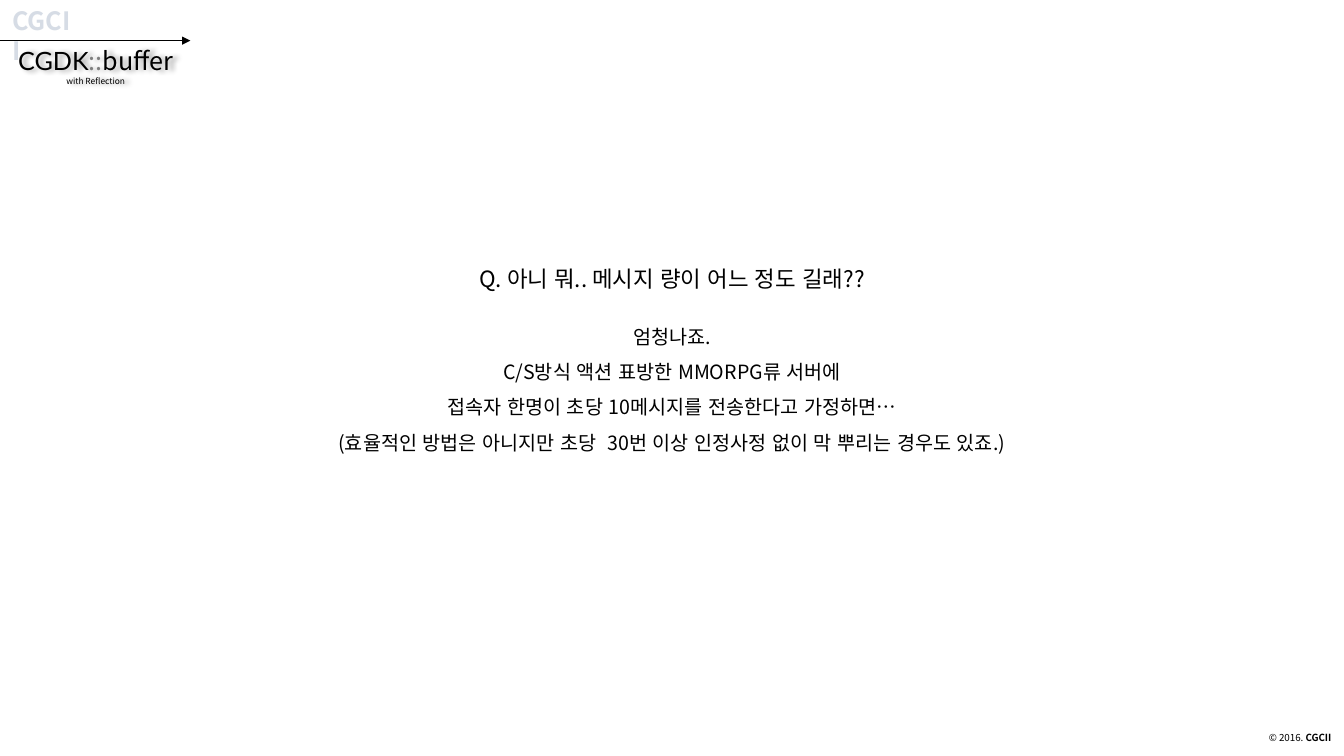
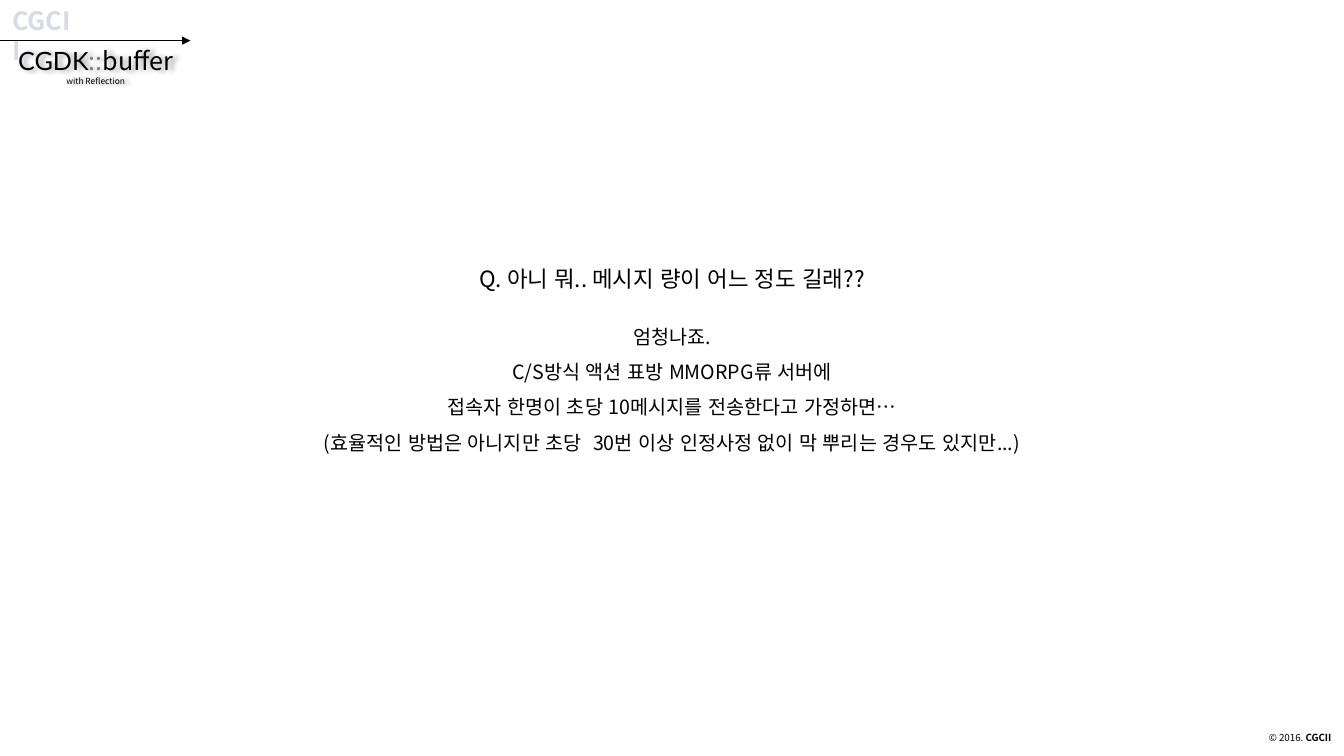
Before and after one commit to CGLabs/CGDK.buffer, a slide deck: slide 11 of C++/document/intruduce_CGDK.buffer.pptx. Drawn at 1344x756 pixels with LibreOffice and Linux fonts; fonts in the diff are those of the drawing. Boxes give left, top, right and bottom in pixels: in the first picture for what was removed or moved away, otherwise in the second. Text is boxed around its words. In the diff, an @@ line names an element or a change of style, - is before the commit and + after.

```diff
--- a/C++/document/intruduce_CGDK.buffer.pptx
+++ b/C++/document/intruduce_CGDK.buffer.pptx
@@ text at (324, 362, 1020, 454): text changed @@
-C/S방식 액션 표방한 MMORPG류 서버에
-접속자 한명이 초당 10메시지를 전송한다고 가정하면…
-(효율적인 방법은 아니지만 초당 30번 이상 인정사정 없이 막 뿌리는 경우도 있죠.)
+C/S방식 액션 표방 MMORPG류 서버에
+접속자 한명이 초당 10메시지를 전송한다고 가정하면…
+(효율적인 방법은 아니지만 초당 30번 이상 인정사정 없이 막 뿌리는 경우도 있지만...)
```
Also in this commit, not shown: 34 other slides changed.
